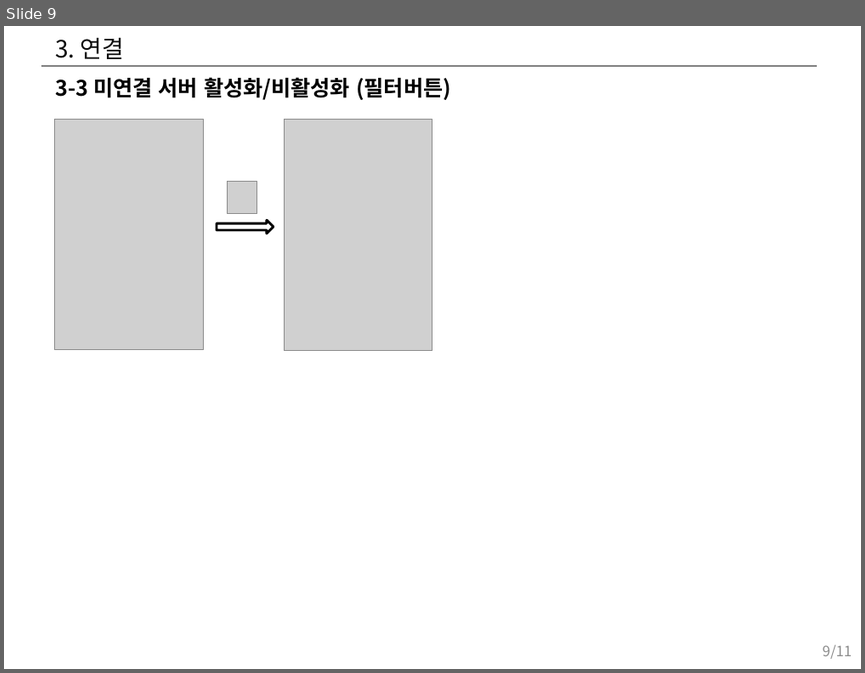
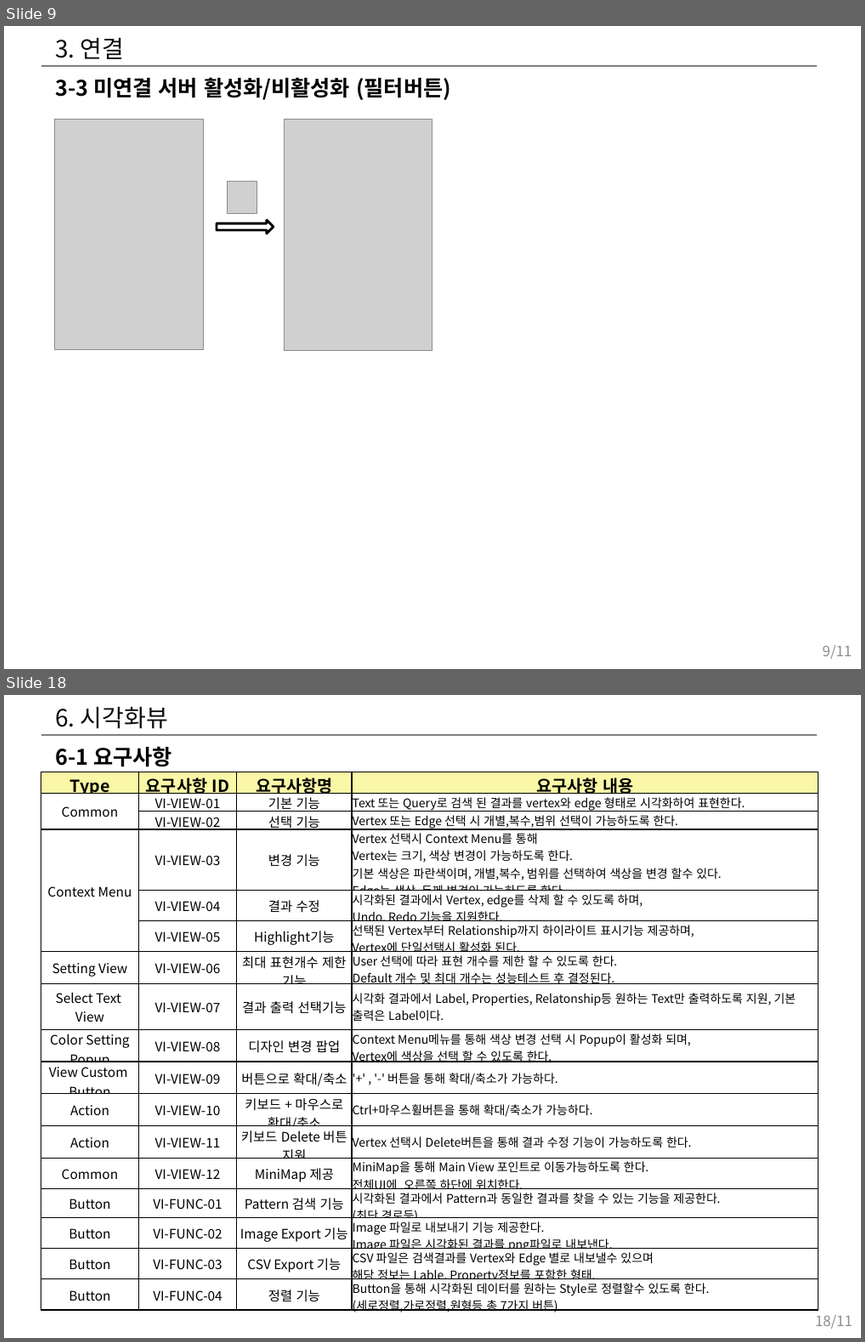
Before and after one commit to hwany7seo/gdbms_document, a slide deck: mockup/시각화도구_UI_UX_기획서.pptx. Shown one above the other, each under a label of ours: slide 9 before the commit, slides 9 and 18 after it; the slides between them are not shown. The pictures are 865x673 and 865x1342 pixels, drawn with LibreOffice and Linux fonts; fonts in the diff are those of the drawing; grey boxes stand for pictures. Boxes give left, top, right and bottom in pixels: in the first picture for what was removed or moved away, otherwise in the second. Text is boxed around its words. In the diff, an @@ line names an element or a change of style, - is before the commit and + after.

```diff
--- a/mockup/시각화도구_UI_UX_기획서.pptx
+++ b/mockup/시각화도구_UI_UX_기획서.pptx
@@ slide 18 added at bbox=[4, 695, 861, 1338], background #FFFFFF; not listed: 1 template element that a slide beside it also shows @@
@@ title added at bbox=[55, 706, 168, 729], 20 pt, text #0D0D0D @@
+6. 시각화뷰
@@ text added at bbox=[55, 746, 172, 767], 18 pt, text #000000, bold @@
+6-1 요구사항
@@ table added at bbox=[41, 772, 818, 1315], 17 rows, 4 columns @@
+Type | 요구사항 ID | 요구사항명 | 요구사항 내용
+Common | VI-VIEW-01 | 기본 기능 | Text 또는 Query로 검색 된 결과를 vertex와 edge 형태로 시각화하여 표현한다.
+ | VI-VIEW-02 | 선택 기능 | Vertex 또는 Edge 선택 시 개별,복수,범위 선택이 가능하도록 한다.
+Context Menu | VI-VIEW-03 | 변경 기능 | Vertex 선택시 Context Menu를 통해 Vertex는 크기, 색상 변경이 가능하도록 한다. 기본 색상은 파란색이며, 개별,복수, 범위를 선택하여 색상을 변경 할수 있다. Edge는 색상, 두께 변경이 가능하도록 한다.
+ | VI-VIEW-04 | 결과 수정 | 시각화된 결과에서 Vertex, edge를 삭제 할 수 있도록 하며, Undo, Redo 기능을 지원한다.
+ | VI-VIEW-05 | Highlight기능 | 선택된 Vertex부터 Relationship까지 하이라이트 표시기능 제공하며, Vertex에 단일선택시 활성화 된다.
+Setting View | VI-VIEW-06 | 최대 표현개수 제한 기능 | User 선택에 따라 표현 개수를 제한 할 수 있도록 한다. Default 개수 및 최대 개수는 성능테스트 후 결정된다.
+Select Text / View | VI-VIEW-07 | 결과 출력 선택기능 | 시각화 결과에서 Label, Properties, Relatonship등 원하는 Text만 출력하도록 지원, 기본 출력은 Label이다.
+Color Setting / Popup | VI-VIEW-08 | 디자인 변경 팝업 | Context Menu메뉴를 통해 색상 변경 선택 시 Popup이 활성화 되며, Vertex에 색상을 선택 할 수 있도록 한다.
+View Custom / Button | VI-VIEW-09 | 버튼으로 확대/축소 | '+' , '-' 버튼을 통해 확대/축소가 가능하다.
+Action | VI-VIEW-10 | 키보드 + 마우스로 확대/축소 | Ctrl+마우스휠버튼을 통해 확대/축소가 가능하다.
+Action | VI-VIEW-11 | 키보드 Delete 버튼 지원 | Vertex 선택시 Delete버튼을 통해 결과 수정 기능이 가능하도록 한다.
+Common | VI-VIEW-12 | MiniMap 제공 | MiniMap을 통해 Main View 포인트로 이동가능하도록 한다. 전체UI에 오른쪽 하단에 위치한다.
+Button | VI-FUNC-01 | Pattern 검색 기능 | 시각화된 결과에서 Pattern과 동일한 결과를 찾을 수 있는 기능을 제공한다. / (최단 경로등)
+Button | VI-FUNC-02 | Image Export 기능 | Image 파일로 내보내기 기능 제공한다. Image 파일은 시각화된 결과를 png파일로 내보낸다.
+Button | VI-FUNC-03 | CSV Export 기능 | CSV 파일은 검색결과를 Vertex와 Edge 별로 내보낼수 있으며 해당 정보는 Lable, Property정보를 포함한 형태.
+Button | VI-FUNC-04 | 정렬 기능 | Button을 통해 시각화된 데이터를 원하는 Style로 정렬할수 있도록 한다. (세로정렬,가로정렬,원형등 총 7가지 버튼)
@@ page number added at bbox=[815, 1315, 852, 1328], 12 pt, text #8C8C8C @@
+18/11
```
Also in this commit, not shown: 3 slides changed, 8 other slides added, 6 other files.
